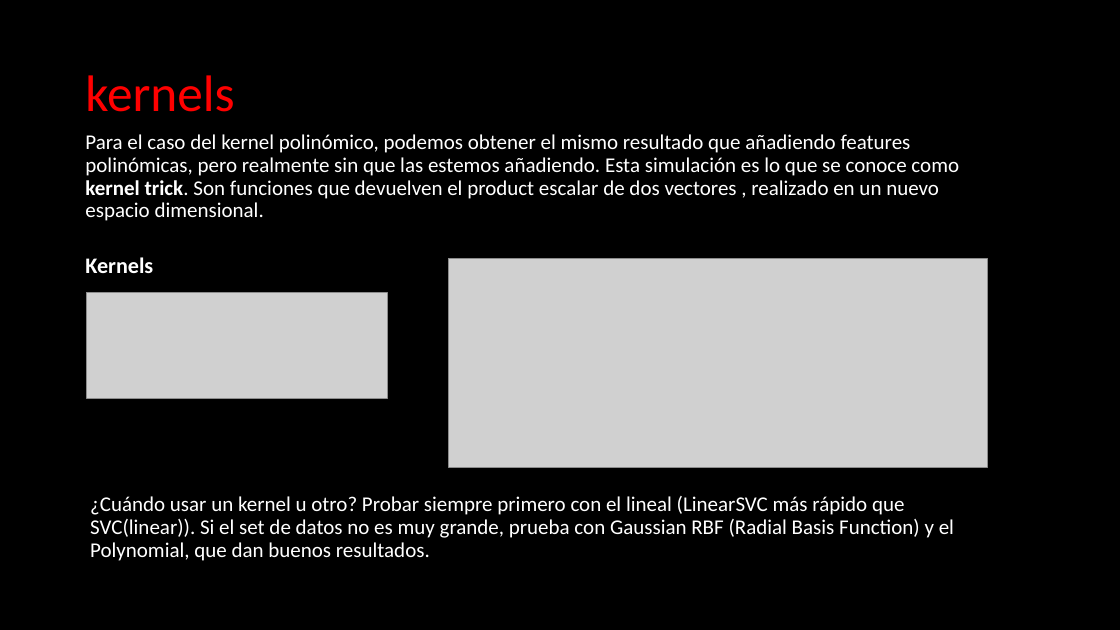
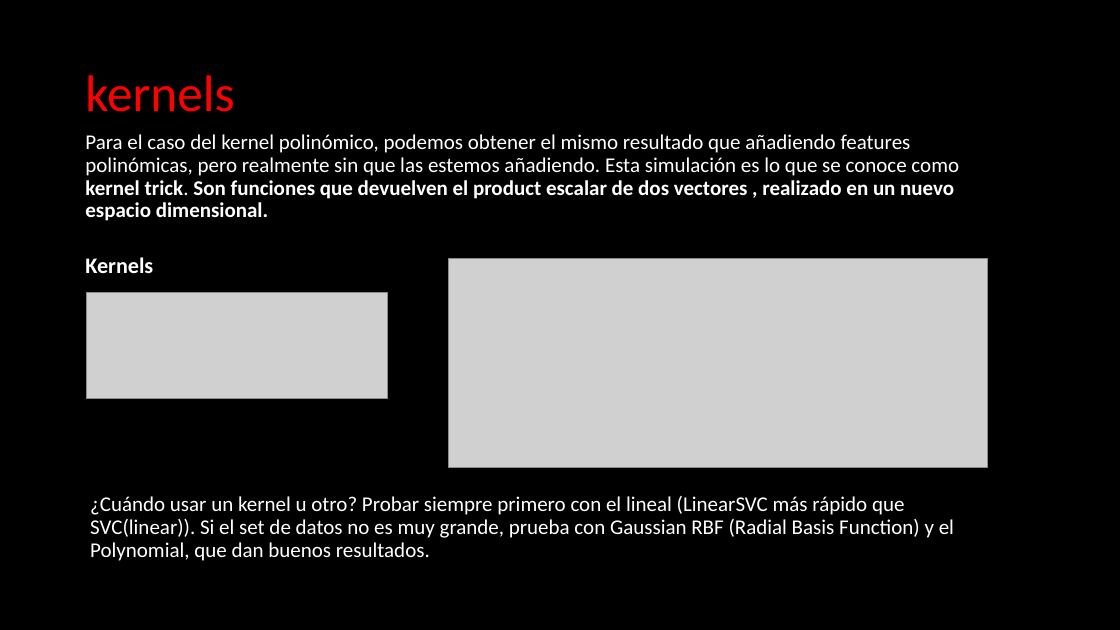
Before and after one commit to hegoithebridge/2409_dsft_thebridge_core, a slide deck: slide 10 of 3-Machine_Learning/1-Supervisado/3-RegorClass/8-SVM/ML - SVM.pptx. Drawn at 1120x630 pixels with LibreOffice and Linux fonts; fonts in the diff are those of the drawing; grey boxes stand for pictures. Boxes give left, top, right and bottom in pixels: in the first picture for what was removed or moved away, otherwise in the second. Text is boxed around its words. In the diff, an @@ line names an element or a change of style, - is before the commit and + after.

```diff
--- a/3-Machine_Learning/1-Supervisado/3-RegorClass/8-SVM/ML - SVM.pptx
+++ b/3-Machine_Learning/1-Supervisado/3-RegorClass/8-SVM/ML - SVM.pptx
@@ text "Para el caso del kernel ..." at <box>85,134,959,221</box>: bold on in "Son funciones que devuelven el product escalar ..." @@
```
Also in this commit, not shown: 2 other files.
